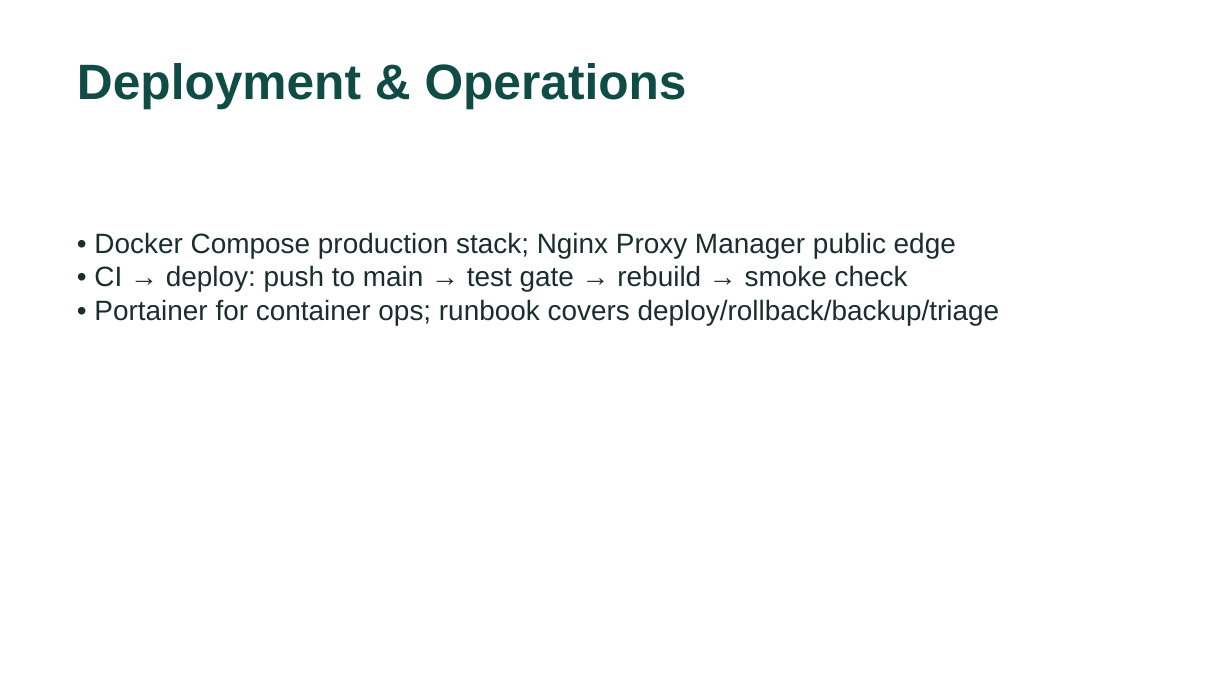
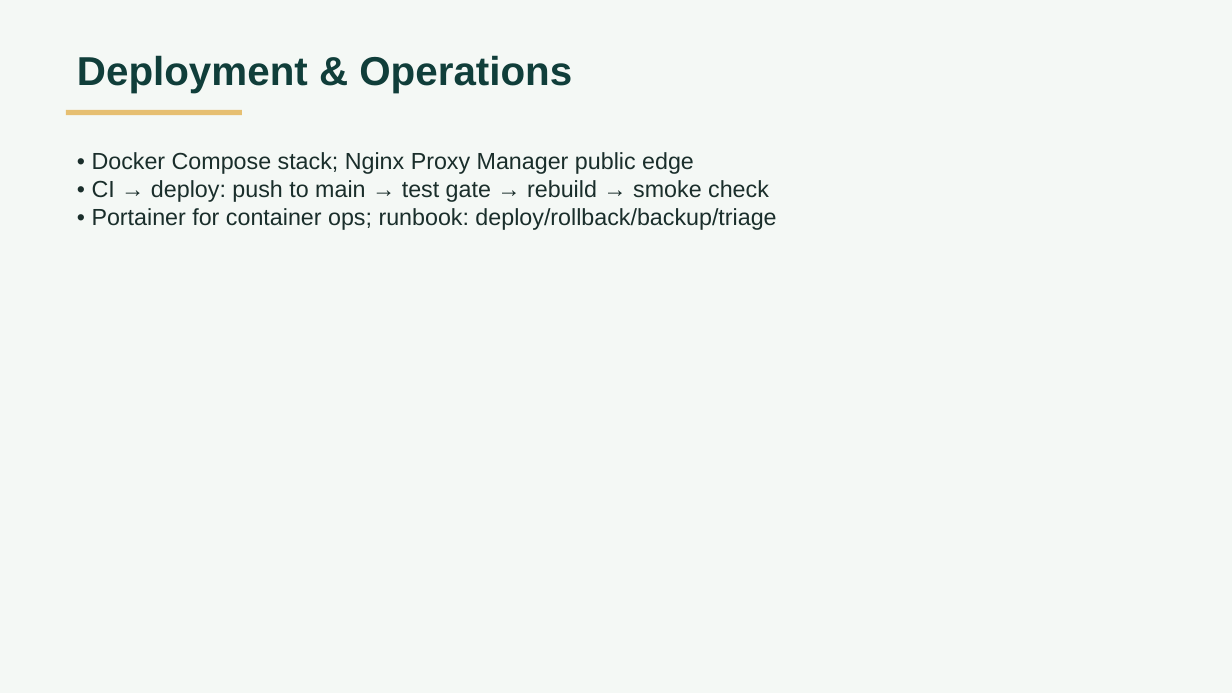
Before and after one commit to Ahmed-Mahdyy/Daimoma, a slide deck: slide 18 of docs/presentation/Daimoma-presentation.pptx (slide 13 before the commit). Drawn at 1232x693 pixels with LibreOffice and Linux fonts; fonts in the diff are those of the drawing. Boxes give left, top, right and bottom in pixels: in the first picture for what was removed or moved away, otherwise in the second. Text is boxed around its words. In the diff, an @@ line names an element or a change of style, - is before the commit and + after.

```diff
--- a/docs/presentation/Daimoma-presentation.pptx
+++ b/docs/presentation/Daimoma-presentation.pptx
@@ background #FFFFFF to #F4F8F5 @@
@@ text "Deployment & Operations" at (77, 55, 572, 93): size 32 to 26 pt, text colour #0F4C45 to #103E3A @@
@@ rectangle added at (66, 110, 241, 115), fill #E6BF71 @@
@@ text "• Docker Compose stack; Nginx ...": place and size @@
-text "• Docker Compose stack; Nginx ..." at (94, 232, 1000, 325)
+text "• Docker Compose stack; Nginx ..." at (92, 152, 776, 230)
@@ text at (92, 152, 694, 174): text changed; size 18 to 15 pt @@
-• Docker Compose production stack; Nginx Proxy Manager public edge
+• Docker Compose stack; Nginx Proxy Manager public edge
@@ text at (92, 208, 776, 230): text changed; size 18 to 15 pt @@
-• Portainer for container ops; runbook covers deploy/rollback/backup/triage
+• Portainer for container ops; runbook: deploy/rollback/backup/triage
@@ text at (92, 180, 769, 202): size 18 to 15 pt in "• CI → deploy: push to main ..." @@
```
Also in this commit, not shown: 14 other slides changed, 8 slides added, 5 slides removed, 1 other file.
